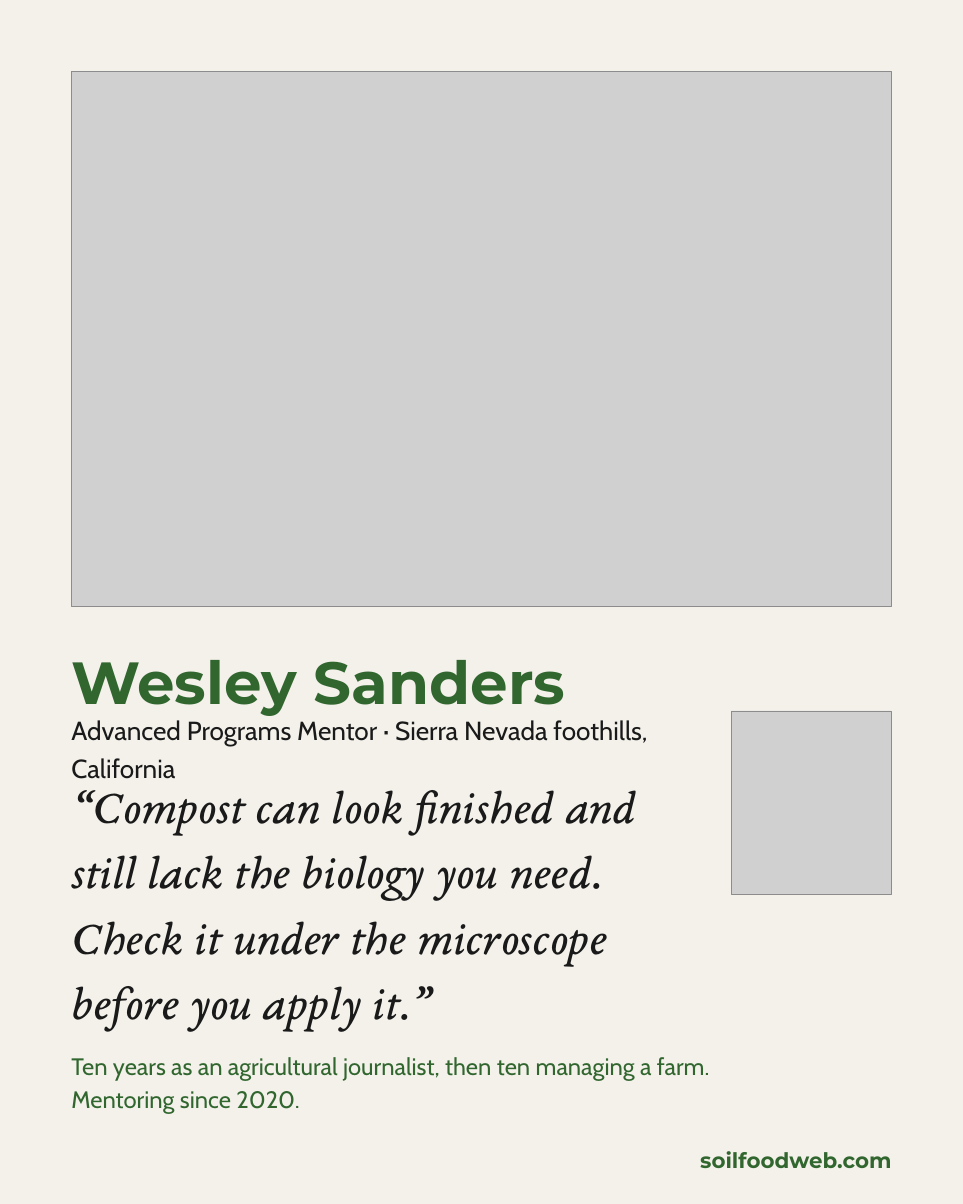
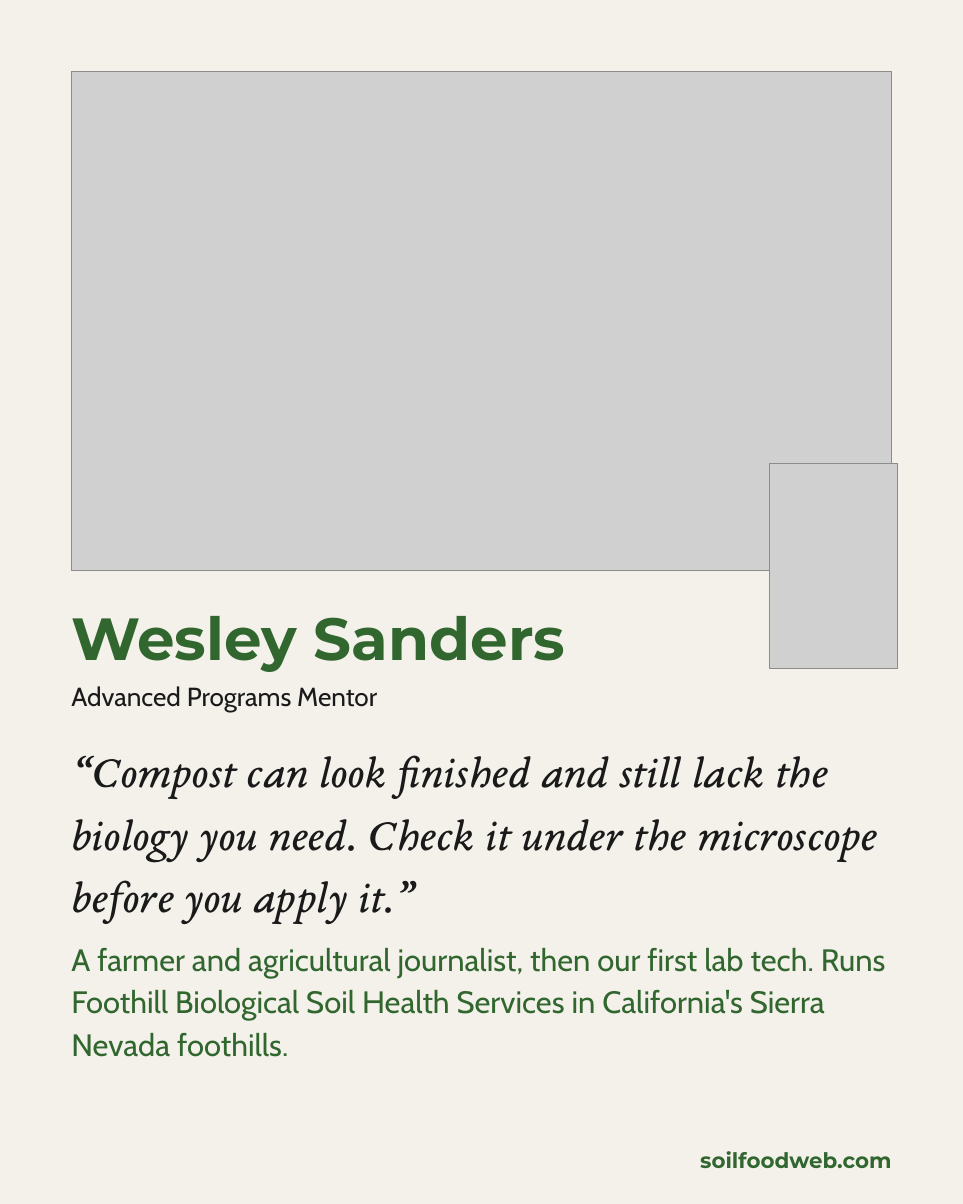
Before and after one commit to linneamoritznyc/SFW-SocialMedia, a slide deck: slide 5 of templates/posts/october/05-10-2026-mon-ig-teachers-day-v2.pptx (slide 3 before the commit). Drawn at 963x1204 pixels with LibreOffice and Linux fonts; fonts in the diff are those of the drawing; grey boxes stand for pictures. Boxes give left, top, right and bottom in pixels: in the first picture for what was removed or moved away, otherwise in the second. Text is boxed around its words. In the diff, an @@ line names an element or a change of style, - is before the commit and + after.

```diff
--- a/templates/posts/october/05-10-2026-mon-ig-teachers-day-v2.pptx
+++ b/templates/posts/october/05-10-2026-mon-ig-teachers-day-v2.pptx
@@ picture: place and size @@
-picture at (71,71,891,606)
+picture at (71,71,891,570)
@@ picture added at (770,464,898,669) @@
@@ text "Wesley Sanders": place and size @@
-text "Wesley Sanders" at (71,660,565,716)
+text "Wesley Sanders" at (71,616,565,672)
@@ text "Wesley Sanders" at (71,616,565,672): line spacing 1.2 to 1; vertical alignment middle to top @@
@@ text at (71,686,377,713): text changed @@
-Advanced Programs Mentor · Sierra Nevada foothills, California
+Advanced Programs Mentor
@@ picture removed at (731,710,892,894) @@
@@ text "“Compost can look finished and ...": place and size @@
-text "“Compost can look finished and ..." at (71,790,636,1031)
+text "“Compost can look finished and ..." at (71,755,877,924)
@@ text "“Compost can look finished and ..." at (71,755,877,924): size 40 to 38 pt @@
@@ text added at (71,948,886,1057), 26 pt, text #31662F @@
+A farmer and agricultural journalist, then our first lab tech. Runs Foothill Biological Soil Health Services in California's Sierra Nevada foothills.
@@ text removed at (71,1057,710,1114) @@
-Ten years as an agricultural journalist, then ten managing a farm. Mentoring since 2020.
```
Also in this commit, not shown: 4 other slides changed, 11 slides added, 1 slide removed, 20 other files.
